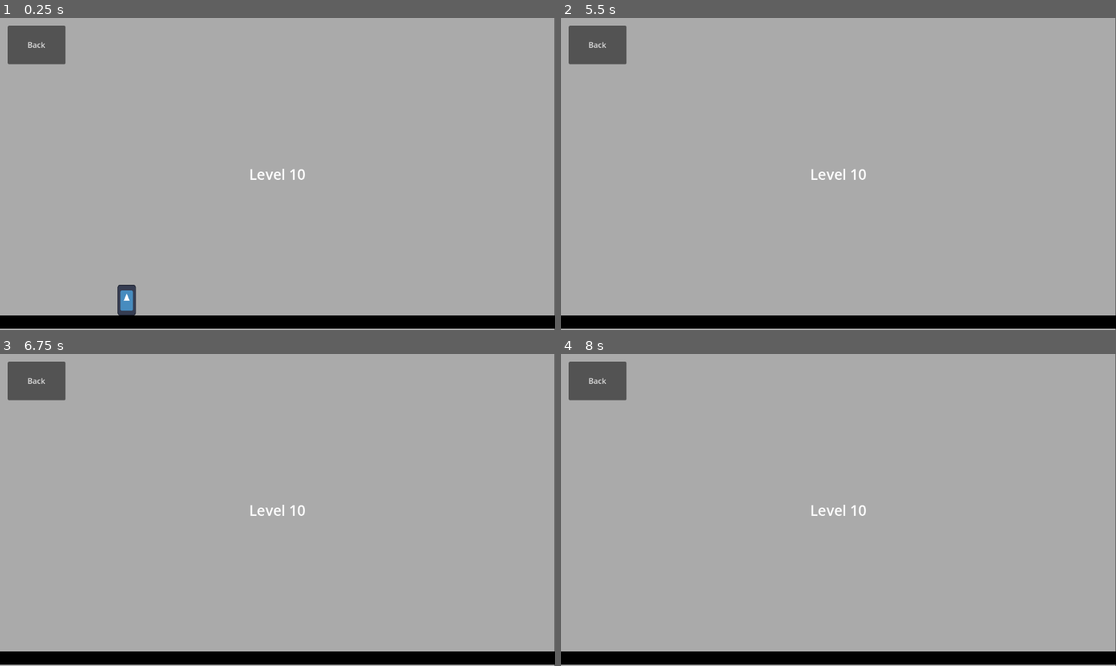
Above: before the commit, frames 1-4 (two rows, left to right).
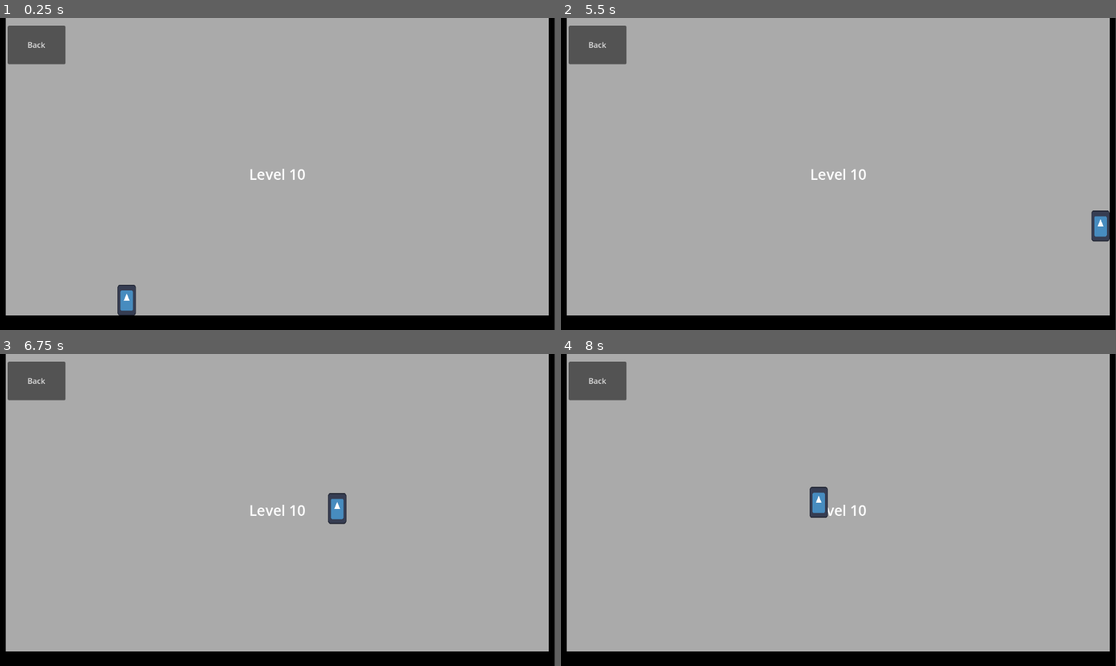
Above: after the commit, the same moments.

Repository: moaatt2/My-First-Game
Game: Godot game, scene res://levels/level_10.tscn
Two runs of this game, one before a commit and one after it. Both use one fixed random seed, a clock stepped at 60 frames per second and the inputs below. This scene is started directly instead of the project's main scene. The engine's default icon, where the game draws it, is replaced by a stand-in: a white triangle on a blue panel in a dark square.
Inputs (mouse positions are in pixels of both pictures, inside the frame that each line leads up to):
- Up to frame 1 (0.25 s): no input
- Up to frame 2 (5.5 s): tap Enter at 0.5 s; move the mouse to (960, 158) at 0.52 s; hold D (move_right) 0.53-1.25 s; tap Shift (dash) at 0.6, 2.85, 3.6, 4.35, 5.1 s; tap Space (jump) at 0.77, 2.75, 3.02, 4.52, 5.27 s; click "Back" at 1.25 s; click "10" at 2 s; move the mouse to (727, 189) at 2.77 s; hold D (move_right) 2.78-3.53 s; move the mouse to (894, 105) at 3.52 s; hold A (move_left) 3.53-4.28 s; move the mouse to (810, 236) at 4.27 s; hold D (move_right) from 4.28 s (still down); move the mouse to (1005, 220) at 5.02 s
- Up to frame 3 (6.75 s): move the mouse to (111, 463) at 5.77 s; release D (move_right) at 5.78 s; hold A (move_left) 5.78-6.53 s; tap Shift (dash) at 5.85, 6.6 s; tap Space (jump) at 6.02 s; move the mouse to (305, 510) at 6.52 s; hold D (move_right) from 6.53 s (still down)
- Up to frame 4 (8 s): move the mouse to (755, 432) at 7.27 s; release D (move_right) at 7.28 s; hold A (move_left) from 7.28 s (still down); tap Shift (dash) at 7.35 s; tap Space (jump) at 7.52 s

The runs differ from the first frame. In frame 1, 2.6% of the frame differs, in the area x 0-100%, y 0-100%; in frame 2, 2.9%; in frame 3, 2.9%; in frame 4, 2.9%.

Commit message:
Add walls and clean up floor.

Diff:
--- a/levels/level_01.tscn
+++ b/levels/level_01.tscn
@@ -6,7 +6,10 @@
 [sub_resource type="QuadMesh" id="QuadMesh_ty3hu"]
 
 [sub_resource type="RectangleShape2D" id="RectangleShape2D_mckh2"]
-size = Vector2(11.52, 0.28999925)
+size = Vector2(11.509999, 0.3000003)
+
+[sub_resource type="RectangleShape2D" id="RectangleShape2D_81a5f"]
+size = Vector2(0.120000005, 6.18)
 
 [node name="Level1" type="Node2D"]
 
@@ -38,13 +41,41 @@
 
 [node name="MeshInstance2D" type="MeshInstance2D" parent="Floor"]
 modulate = Color(0, 0, 0, 1)
-position = Vector2(5.7499995, 6.3149996)
-scale = Vector2(11.5199995, 0.26999998)
+position = Vector2(5.745, 6.33)
+scale = Vector2(11.51, 0.30000037)
 mesh = SubResource("QuadMesh_ty3hu")
 
 [node name="CollisionShape2D" type="CollisionShape2D" parent="Floor"]
-position = Vector2(5.76, 6.3249993)
+position = Vector2(5.745, 6.33)
 shape = SubResource("RectangleShape2D_mckh2")
+
+[node name="Left Wall" type="StaticBody2D" parent="."]
+position = Vector2(0.9999914, -48.000004)
+scale = Vector2(100, 100)
+
+[node name="MeshInstance2D" type="MeshInstance2D" parent="Left Wall"]
+modulate = Color(0, 0, 0, 1)
+position = Vector2(0.05000019, 3.5700002)
+scale = Vector2(0.12000056, 6.180001)
+mesh = SubResource("QuadMesh_ty3hu")
+
+[node name="CollisionShape2D" type="CollisionShape2D" parent="Left Wall"]
+position = Vector2(0.050000086, 3.57)
+shape = SubResource("RectangleShape2D_81a5f")
+
+[node name="Right Wall" type="StaticBody2D" parent="."]
+position = Vector2(1140, -48.000008)
+scale = Vector2(100, 100)
+
+[node name="MeshInstance2D" type="MeshInstance2D" parent="Right Wall"]
+modulate = Color(0, 0, 0, 1)
+position = Vector2(0.05000019, 3.5700002)
+scale = Vector2(0.12000056, 6.180001)
+mesh = SubResource("QuadMesh_ty3hu")
+
+[node name="CollisionShape2D" type="CollisionShape2D" parent="Right Wall"]
+position = Vector2(0.050000086, 3.57)
+shape = SubResource("RectangleShape2D_81a5f")
 
 [node name="Player" parent="." instance=ExtResource("2_mckh2")]
 position = Vector2(263, 617)
Not shown: 1 places in levels/level_01.tscn that only renumber resources
